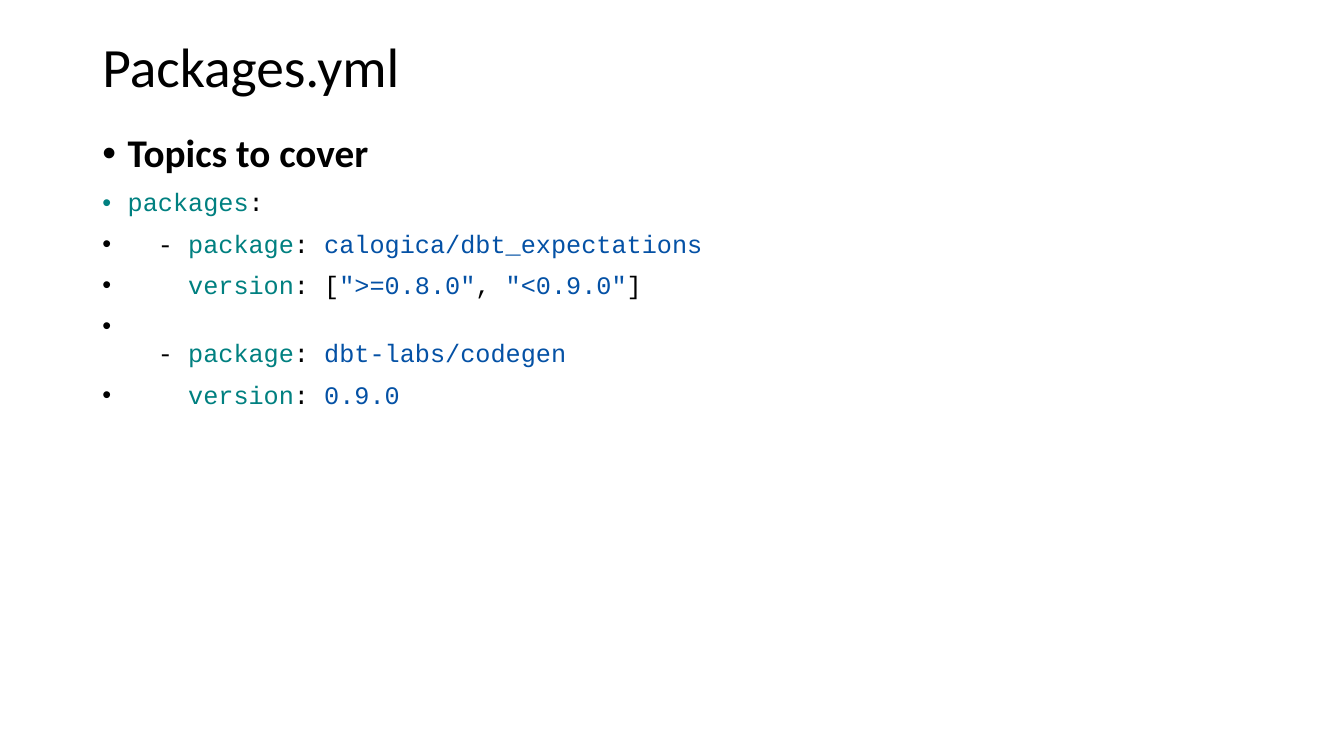
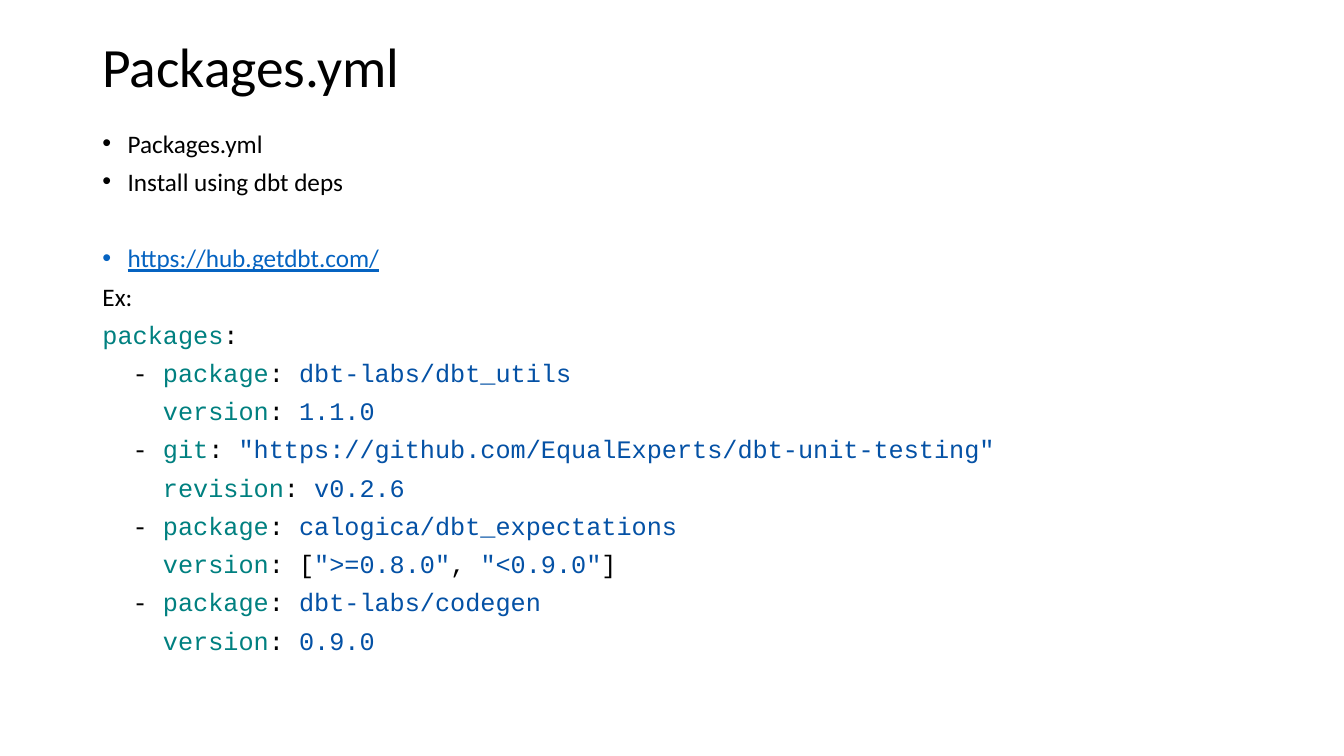
Before and after one commit to Amar-AIcloud/dbt_snowflake, a slide deck: slide 16 of DBT training.pptx (slide 17 before the commit). Drawn at 1344x756 pixels with LibreOffice and Linux fonts; fonts in the diff are those of the drawing. Boxes give left, top, right and bottom in pixels: in the first picture for what was removed or moved away, otherwise in the second. Text is boxed around its words. In the diff, an @@ line names an element or a change of style, - is before the commit and + after.

```diff
--- a/DBT training.pptx
+++ b/DBT training.pptx
@@ text at (102,135,379,306): text changed; size 28 to 18 pt; bold off @@
-• Topics to cover
+• Packages.yml
+• Install using dbt deps
+• https://hub.getdbt.com/
+Ex:
@@ text at (102,325,677,651): bullet • to none; line spacing 0.9 to 0.8 @@
@@ text at (163,364,995,498): paragraphs added @@
+- package: dbt-labs/dbt_utils
+version: 1.1.0
+- git: "https://github.com/EqualExperts/dbt-unit-testing"
+revision: v0.2.6
```
Also in this commit, not shown: 4 other slides changed, 1 slide added, 2 slides removed, 8 other files.
